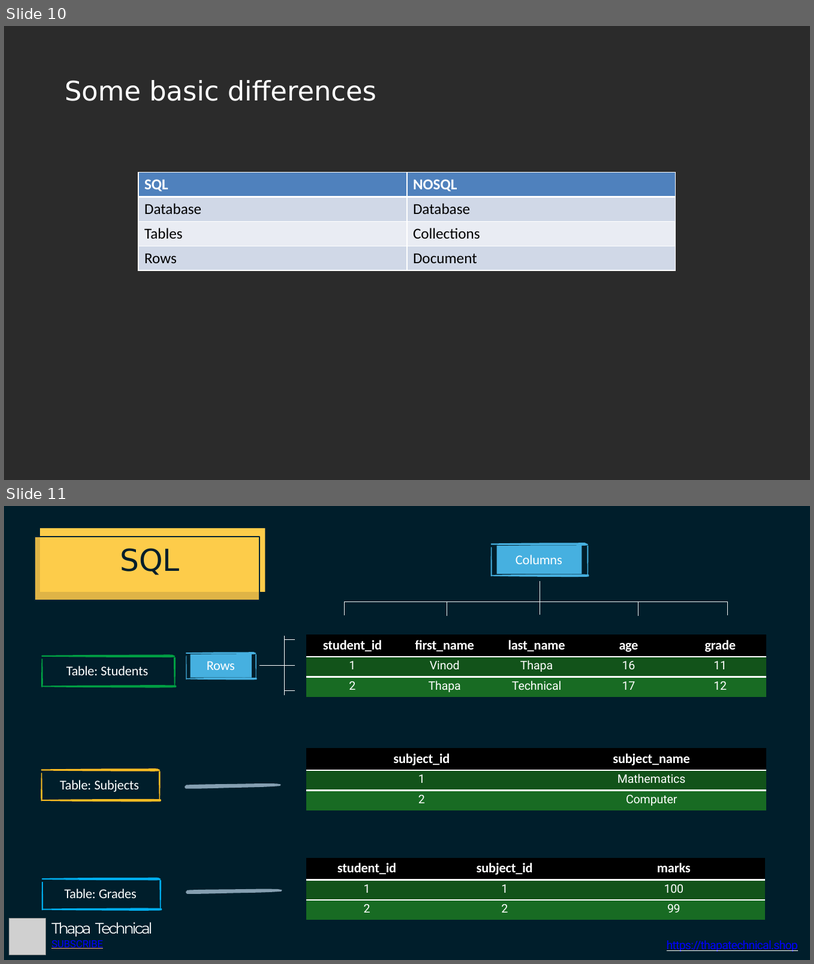
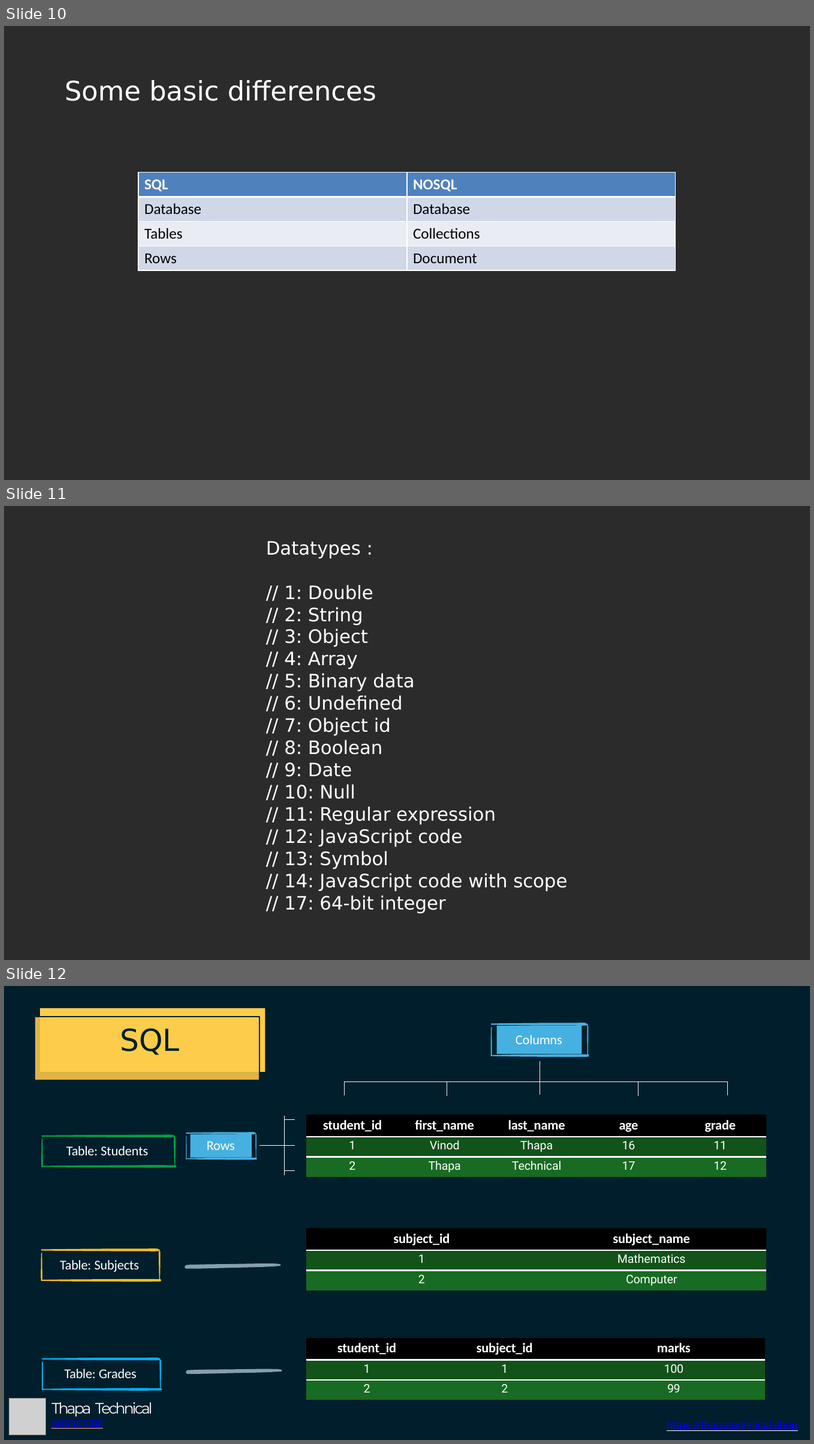
Before and after one commit to NehaTiwari2000/DBMS, a slide deck: MongoDB Commnads/MongoDB Course Neha.pptx. Shown one above the other, each under a label of ours: slides 10 and 11 before the commit, slides 10, 11 and 12 after it. The pictures are 814x964 and 814x1444 pixels, drawn with LibreOffice and Linux fonts; fonts in the diff are those of the drawing; grey boxes stand for pictures; background and template pictures are left out; a plain dark background stands for a picture behind light text. Boxes give left, top, right and bottom in pixels: in the first picture for what was removed or moved away, otherwise in the second. Text is boxed around its words. In the diff, an @@ line names an element or a change of style, - is before the commit and + after.

```diff
--- a/MongoDB Commnads/MongoDB Course Neha.pptx
+++ b/MongoDB Commnads/MongoDB Course Neha.pptx
@@ slide 11 added at <box>4,506,810,960</box>, background picture (left out) @@
@@ title added at <box>266,541,567,913</box>, 22 pt, text #FFFFFF @@
+Datatypes :
+// 1: Double
+// 2: String
+// 3: Object
+// 4: Array
+// 5: Binary data
+// 6: Undefined
+// 7: Object id
+// 8: Boolean
+// 9: Date
+// 10: Null
+// 11: Regular expression
+// 12: JavaScript code
+// 13: Symbol
+// 14: JavaScript code with scope
+// 17: 64-bit integer
@@ what was slide 11 is now slide 12 @@
```
Also in this commit, not shown: 13 slides changed, 18 other slides added, 2 other files.
